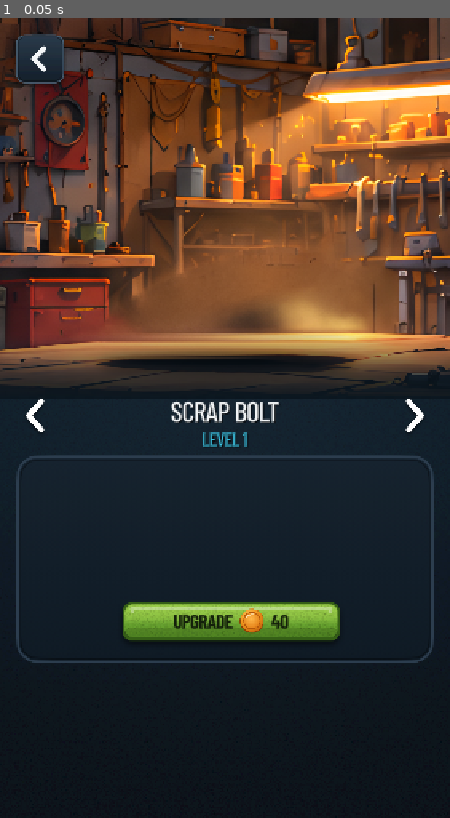
Above: before the commit, frame 1.
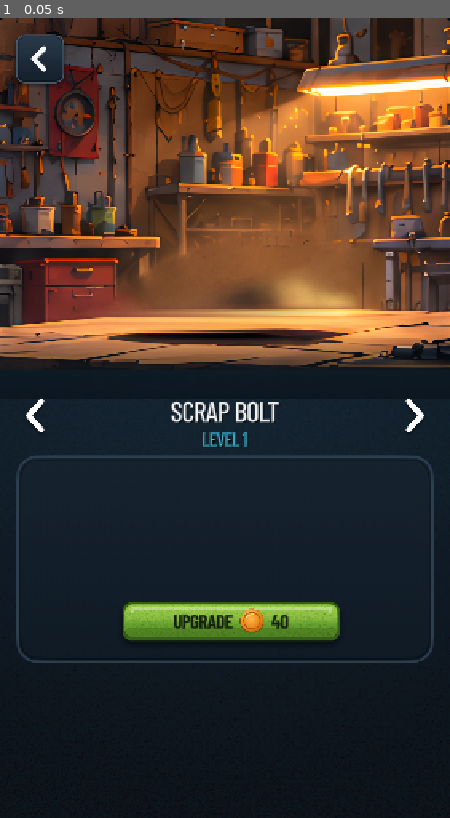
Above: after the commit, the same moment.

Repository: phantompixel-developer/FortKnocks
Game: Godot game, scene res://game/progression/workshop_screen.tscn
The game is run twice, just before and just after one commit, with the same random seed, the same clock (stepped at 60 frames per second) and the same inputs. This scene is started directly instead of the project's main scene.
Inputs:
- Up to frame 1 (0.05 s): no input

The runs differ from the first frame. In frame 1, 28% of the frame differs, in the area x 0-100%, y 0-47%.

Commit message:
art: preserve native Workshop background and authored bench shadow

Diff:
--- a/game/progression/workshop_screen.tscn
+++ b/game/progression/workshop_screen.tscn
@@ -1,11 +1,10 @@
-[gd_scene load_steps=16 format=3]
+[gd_scene load_steps=15 format=3]
 
 [ext_resource type="Script" path="res://game/progression/workshop_screen.gd" id="1_script"]
 [ext_resource type="Script" path="res://game/presentation/workshop_hardware_display.gd" id="2_hardware"]
 [ext_resource type="Texture2D" path="res://assets/art/claude_assets/1_Asset_Kit/00_shared/png/ui/bg_ui_lower.png" id="3_lower"]
 [ext_resource type="Texture2D" path="res://assets/art/claude_assets/1_Asset_Kit/03_workshop/art/bg_workshop_scene.png" id="4_bg"]
 [ext_resource type="Texture2D" path="res://assets/art/claude_assets/1_Asset_Kit/00_shared/png/ui/overlay_scene_fade.png" id="5_fade"]
-[ext_resource type="Texture2D" path="res://assets/art/claude_assets/1_Asset_Kit/00_shared/png/fx/fx_vehicle_contact_shadow.png" id="6_shadow"]
 [ext_resource type="Texture2D" path="res://assets/art/claude_assets/1_Asset_Kit/00_shared/png/ui/btn_back.png" id="7_back"]
 [ext_resource type="Texture2D" path="res://assets/art/claude_assets/1_Asset_Kit/00_shared/png/ui/btn_back_pressed.png" id="8_back_p"]
 [ext_resource type="Texture2D" path="res://assets/art/claude_assets/1_Asset_Kit/00_shared/png/ui/arrow_left.png" id="9_left"]
@@ -58,26 +57,11 @@
 mouse_filter = 2
 
 [node name="SceneBg" type="TextureRect" parent="Design/Showroom"]
-layout_mode = 1
-anchors_preset = 15
-anchor_right = 1.0
-anchor_bottom = 1.0
-grow_horizontal = 2
-grow_vertical = 2
+layout_mode = 0
+offset_right = 720.0
+offset_bottom = 564.0
 mouse_filter = 2
 texture = ExtResource("4_bg")
-texture_filter = 2
-expand_mode = 1
-stretch_mode = 6
-
-[node name="Shadow" type="TextureRect" parent="Design/Showroom"]
-layout_mode = 0
-offset_left = 116.0
-offset_top = 518.0
-offset_right = 604.0
-offset_bottom = 592.0
-mouse_filter = 2
-texture = ExtResource("6_shadow")
 texture_filter = 2
 expand_mode = 1
 stretch_mode = 5
